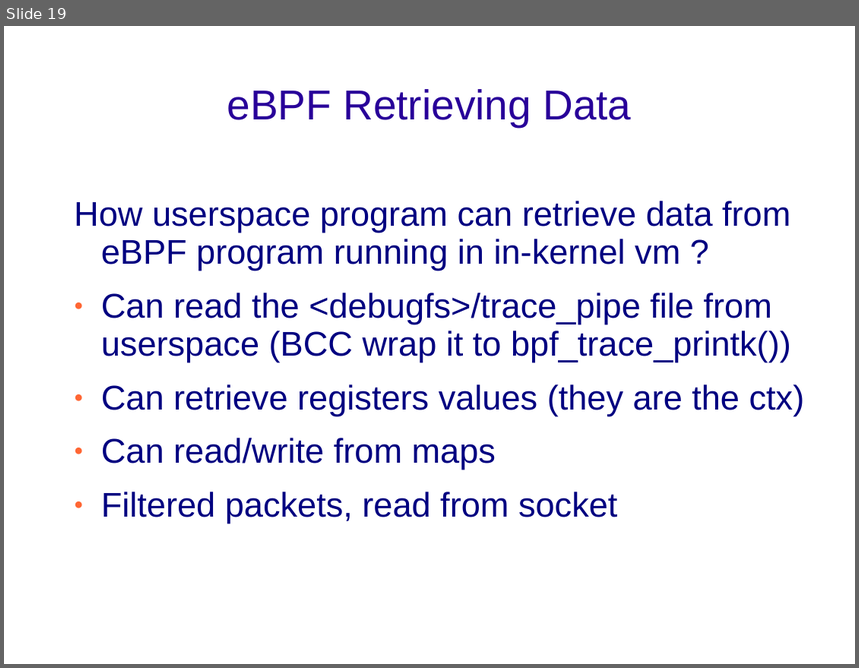
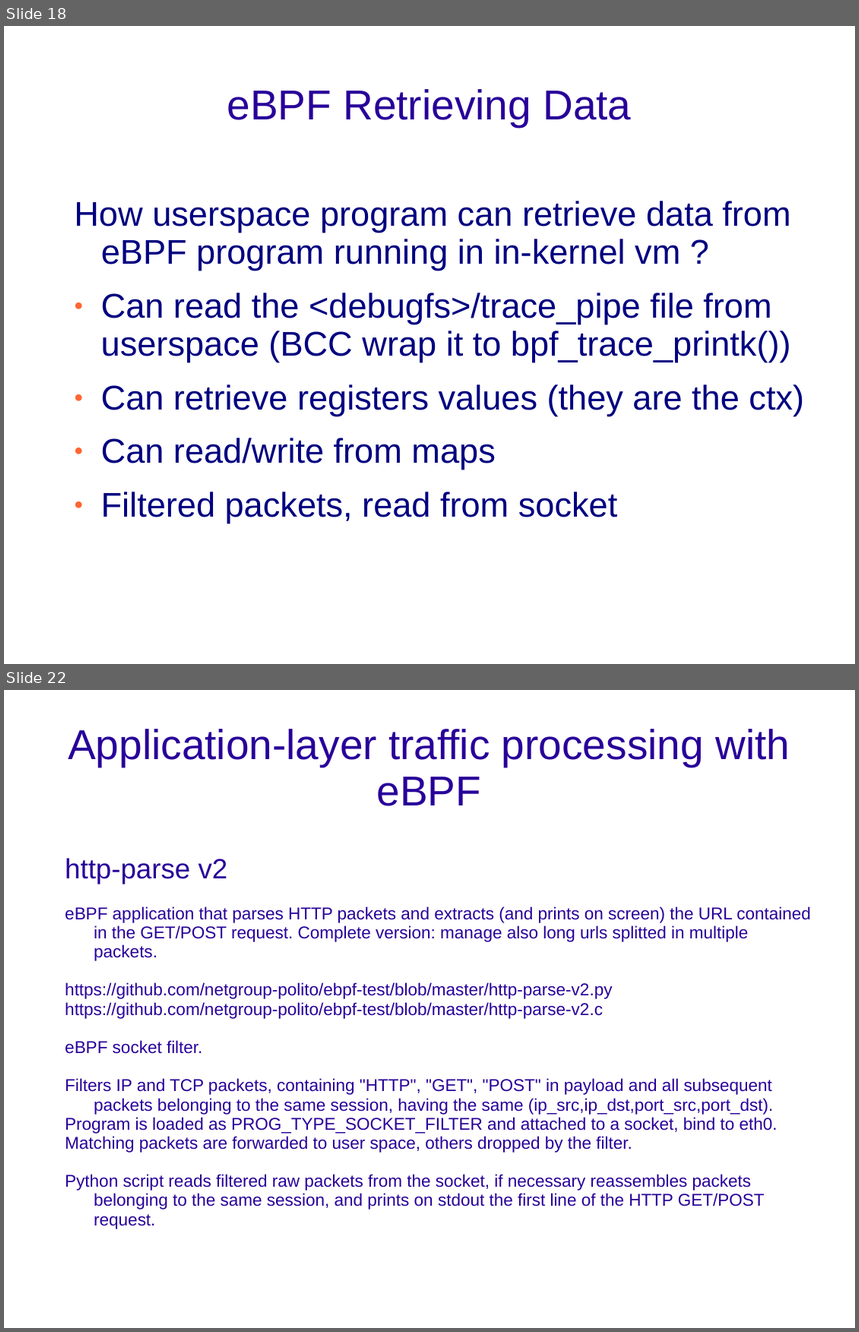
Before and after one commit to netgroup-polito/ebpf-test, a slide deck: eBPF - Short Presentation.ppt. Shown one above the other, each under a label of ours: slide 19 before the commit, slides 18 and 22 after it; the slides between them are not shown. The pictures are 859x668 and 859x1332 pixels, drawn with LibreOffice and Linux fonts; fonts in the diff are those of the drawing; background and template pictures are left out. Boxes give left, top, right and bottom in pixels: in the first picture for what was removed or moved away, otherwise in the second. Text is boxed around its words. In the diff, an @@ line names an element or a change of style, - is before the commit and + after.

```diff
--- a/eBPF - Short Presentation.ppt
+++ b/eBPF - Short Presentation.ppt
@@ slide 22 added at box(4, 690, 855, 1328), background picture (left out) @@
@@ title added at box(68, 729, 790, 806), 39 pt, text #280099 @@
+Application-layer traffic processing with eBPF
@@ subtitle added at box(65, 858, 811, 1230), 16 pt, text #280099 @@
+http-parse v2
+eBPF application that parses HTTP packets and extracts (and prints on screen) the URL contained in the GET/POST request. Complete version: manage also long urls splitted in multiple packets.
+https://github.com/netgroup-polito/ebpf-test/blob/master/http-parse-v2.py
+https://github.com/netgroup-polito/ebpf-test/blob/master/http-parse-v2.c
+eBPF socket filter.
+Filters IP and TCP packets, containing "HTTP", "GET", "POST" in payload and all subsequent packets belonging to the same session, having the same (ip_src,ip_dst,port_src,port_dst).
+Program is loaded as PROG_TYPE_SOCKET_FILTER and attached to a socket, bind to eth0.
+Matching packets are forwarded to user space, others dropped by the filter.
+Python script reads filtered raw packets from the socket, if necessary reassembles packets belonging to the same session, and prints on stdout the first line of the HTTP GET/POST request.
@@ what was slide 19 is now slide 18 @@
```
Also in this commit, not shown: 8 slides changed, 3 other slides added, 1 slide removed, 4 other files.
